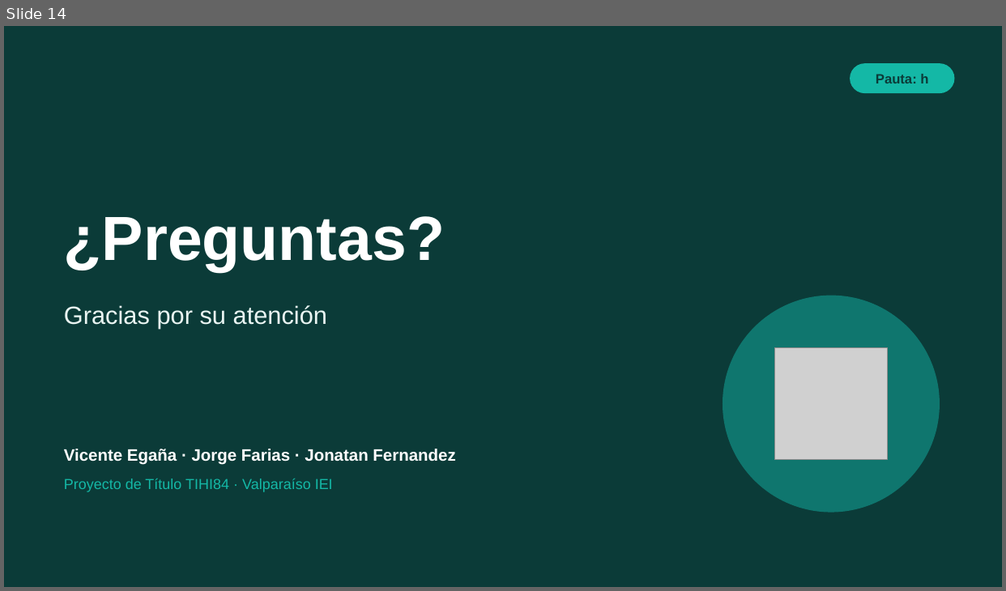
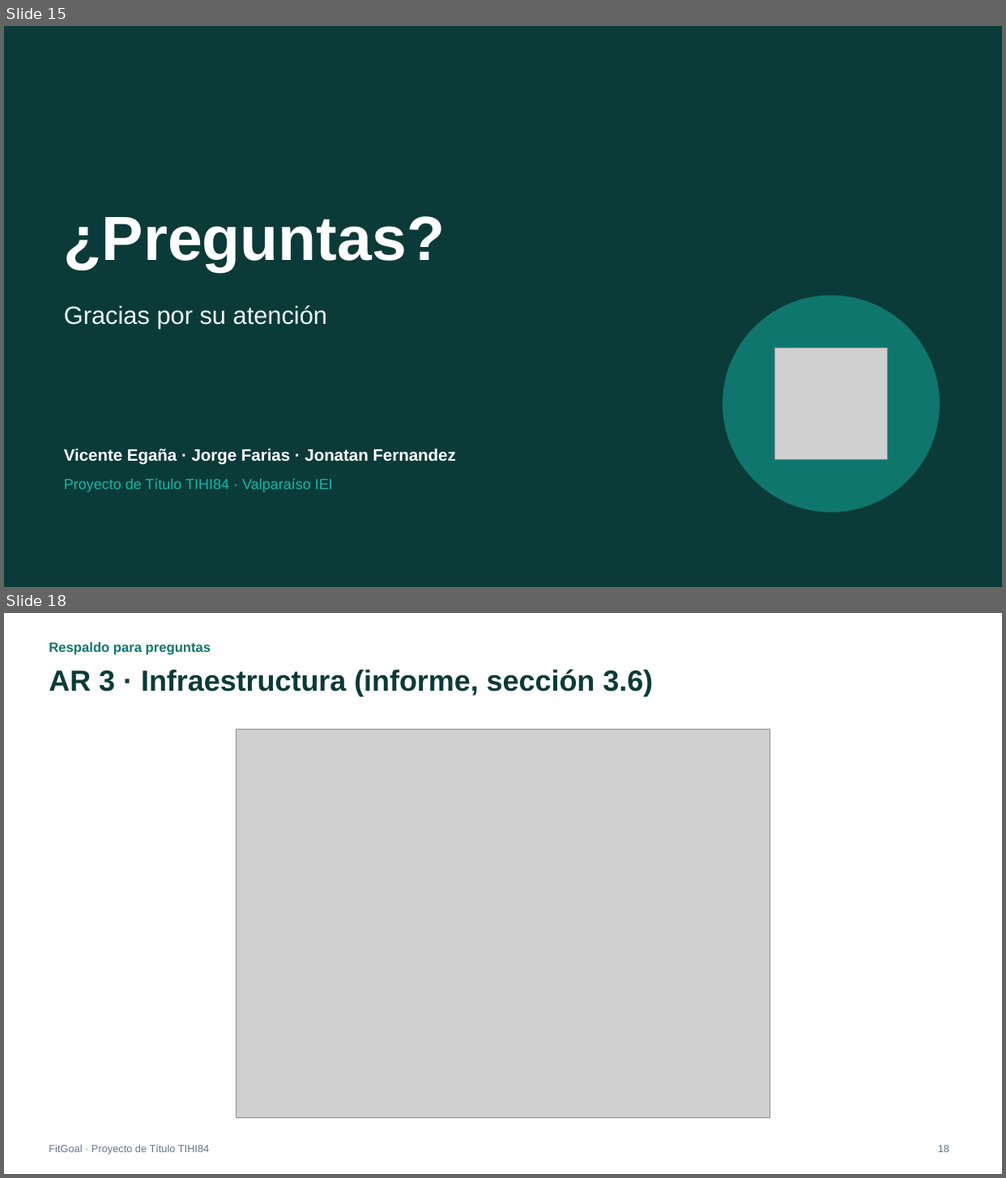
Before and after one commit to VicenteEgana/Fitgoal, a slide deck: docs/TIHI84_U3_Presentacion_FitGoal.pptx. Shown one above the other, each under a label of ours: slide 14 before the commit, slides 15 and 18 after it; the slides between them are not shown. The pictures are 1006x591 and 1006x1178 pixels, drawn with LibreOffice and Linux fonts; fonts in the diff are those of the drawing; grey boxes stand for pictures. Boxes give left, top, right and bottom in pixels: in the first picture for what was removed or moved away, otherwise in the second. Text is boxed around its words. In the diff, an @@ line names an element or a change of style, - is before the commit and + after.

```diff
--- a/docs/TIHI84_U3_Presentacion_FitGoal.pptx
+++ b/docs/TIHI84_U3_Presentacion_FitGoal.pptx
@@ slide 18 added at [4, 613, 1002, 1174], background #FFFFFF @@
@@ text added at [49, 642, 211, 655], 13 pt, text #0F766E, bold @@
+Respaldo para preguntas
@@ title added at [49, 669, 653, 696], 28 pt, text #0B3B38, bold @@
+AR 3 · Infraestructura (informe, sección 3.6)
@@ picture added at [236, 729, 769, 1118] @@
@@ text added at [49, 1144, 209, 1155], 10 pt, text #64748B @@
+FitGoal · Proyecto de Título TIHI84
@@ page number added at [938, 1145, 949, 1152], 10 pt, text #64748B @@
+18
@@ what was slide 14 is now slide 15 @@
@@ slide 15 changed as well @@
@@ rounded rectangle removed at [850, 63, 955, 93] @@
-Pauta: h
```
Also in this commit, not shown: 12 other slides changed, 4 other slides added.
